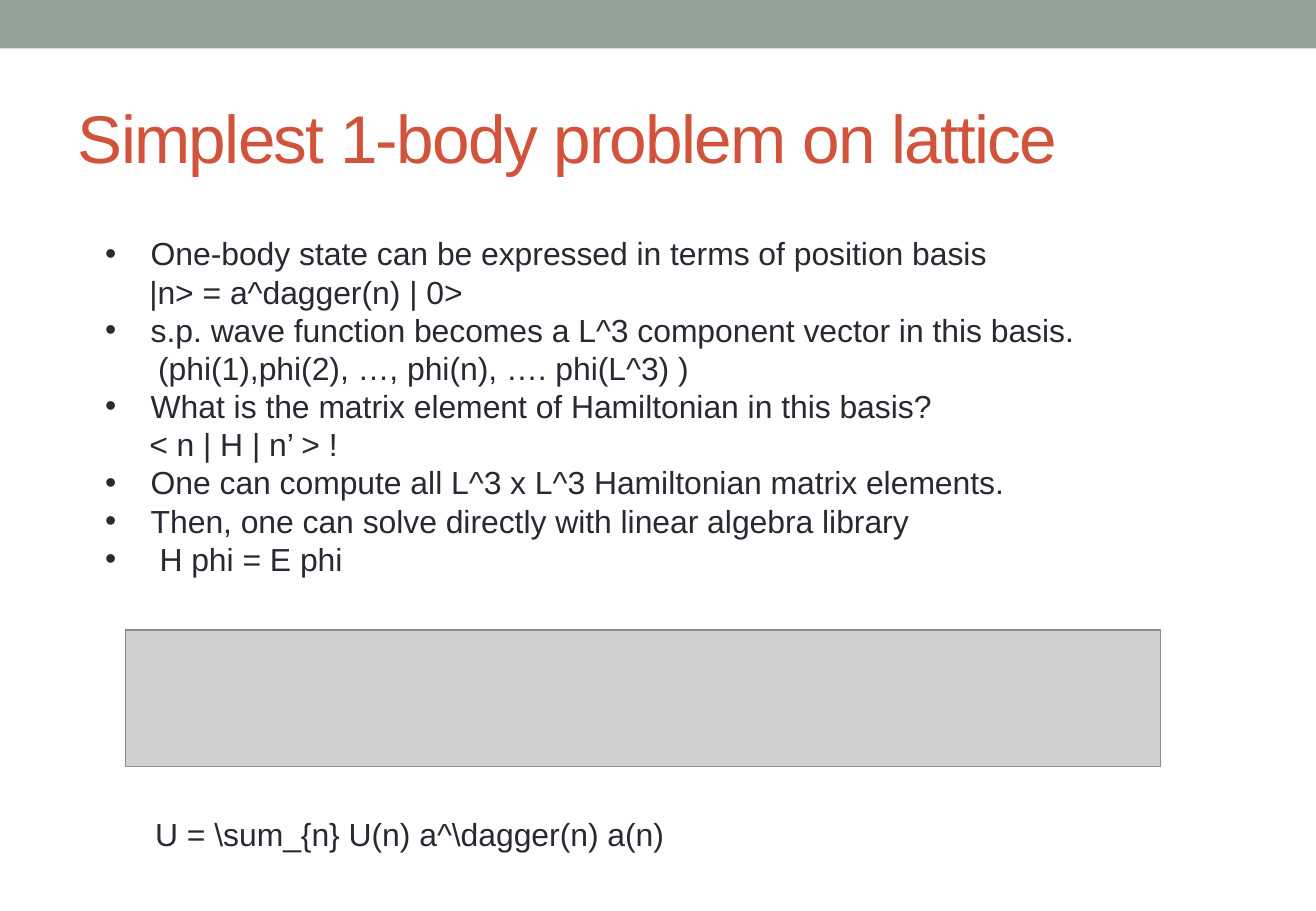
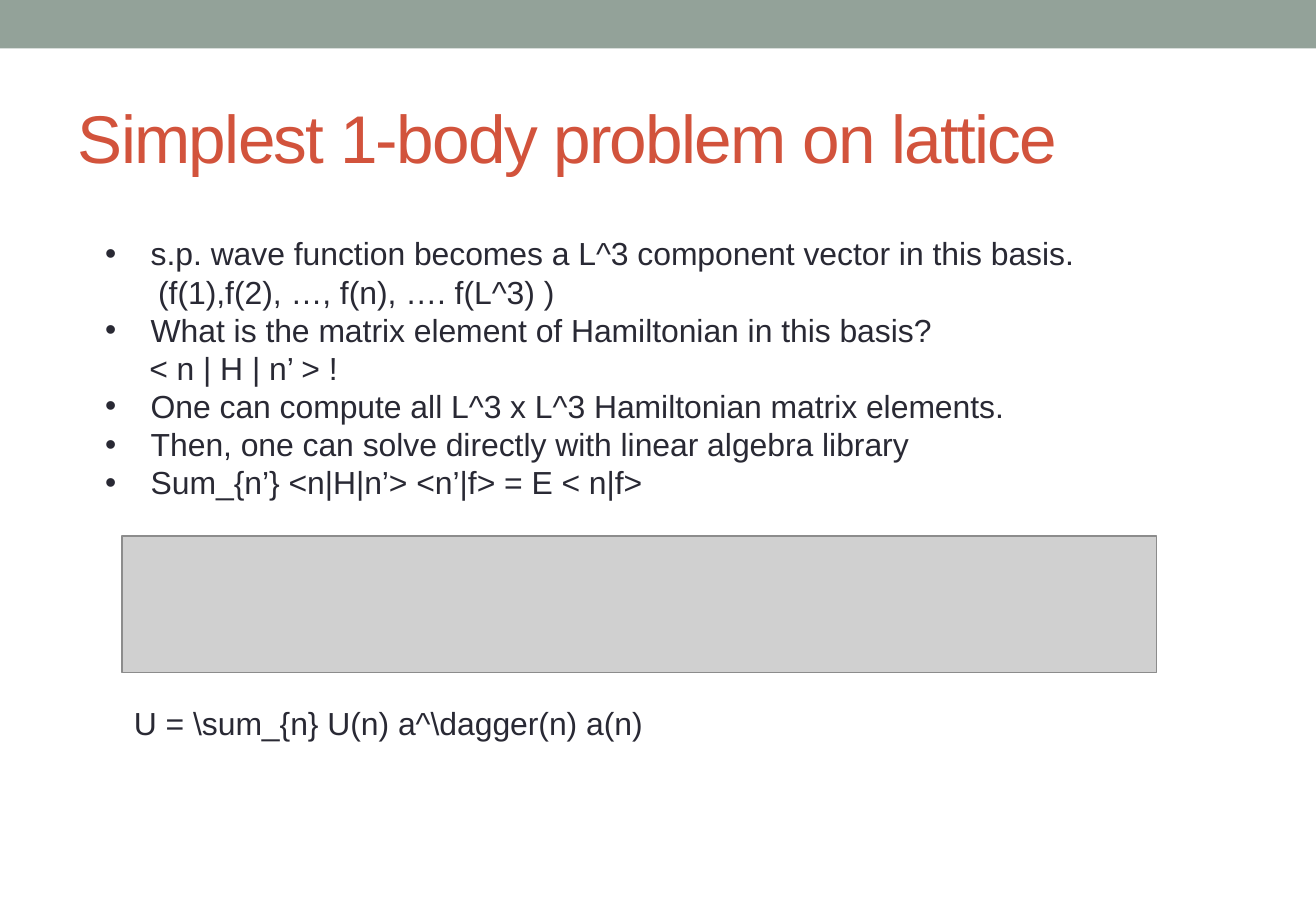
Before and after one commit to alphacentaury-github/NPSS2020, a slide deck: slide 13 of 20230612_Lattice_intro.pptx (slide 12 before the commit). Drawn at 1316x911 pixels with LibreOffice and Linux fonts; fonts in the diff are those of the drawing; grey boxes stand for pictures. Boxes give left, top, right and bottom in pixels: in the first picture for what was removed or moved away, otherwise in the second. Text is boxed around its words. In the diff, an @@ line names an element or a change of style, - is before the commit and + after.

```diff
--- a/20230612_Lattice_intro.pptx
+++ b/20230612_Lattice_intro.pptx
@@ text at box(149, 242, 986, 310): paragraphs removed @@
-• One-body state can be expressed in terms of position basis
-|n> = a^dagger(n) | 0>
@@ text at box(158, 281, 535, 310): text changed @@
-(phi(1),phi(2), …, phi(n), …. phi(L^3) )
+(f(1),f(2), …, f(n), …. f(L^3) )
@@ text at box(151, 471, 642, 501): text changed @@
-• H phi = E phi
+• Sum_{n’} <n|H|n’> <n’|f> = E < n|f>
@@ picture: place and size @@
-picture at box(126, 631, 1162, 767)
+picture at box(122, 536, 1157, 672)
@@ text "U = \sum_{n} U(n) a^\dagger(n) ...": place and size @@
-text "U = \sum_{n} U(n) a^\dagger(n) ..." at box(155, 823, 664, 853)
+text "U = \sum_{n} U(n) a^\dagger(n) ..." at box(134, 712, 643, 742)
```
Also in this commit, not shown: 3 other slides changed, 1 slide added.
